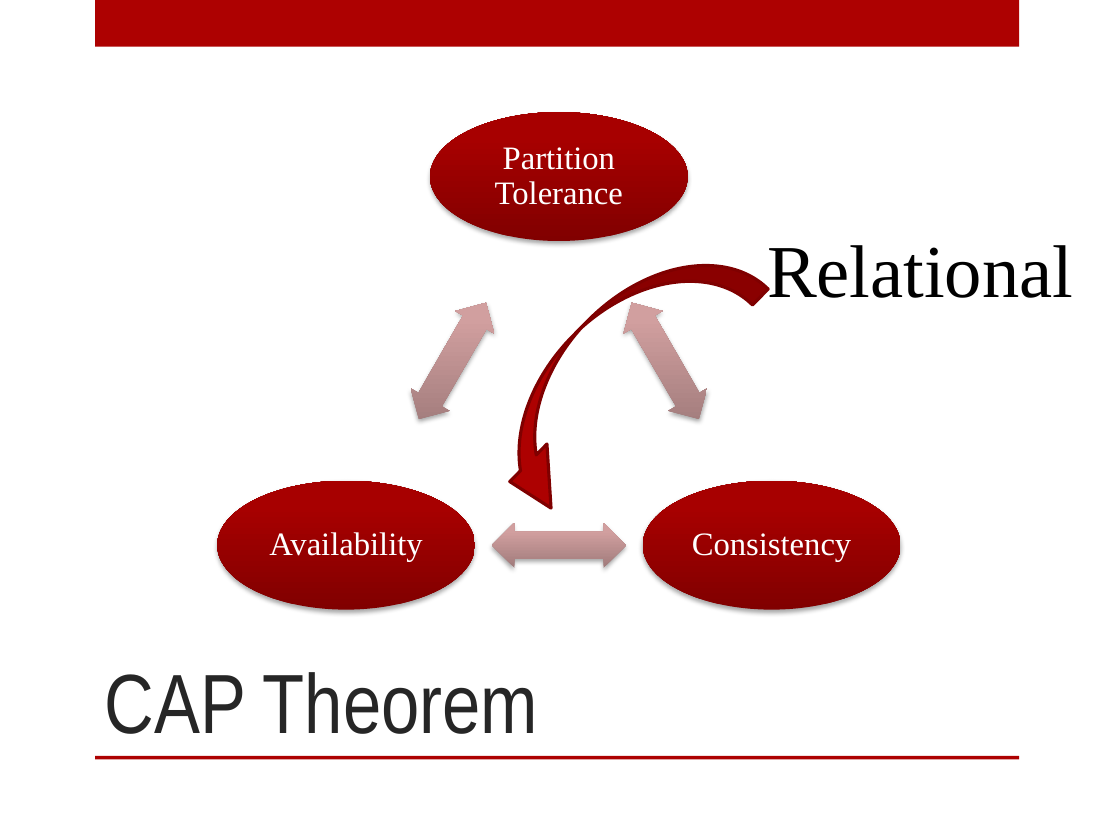
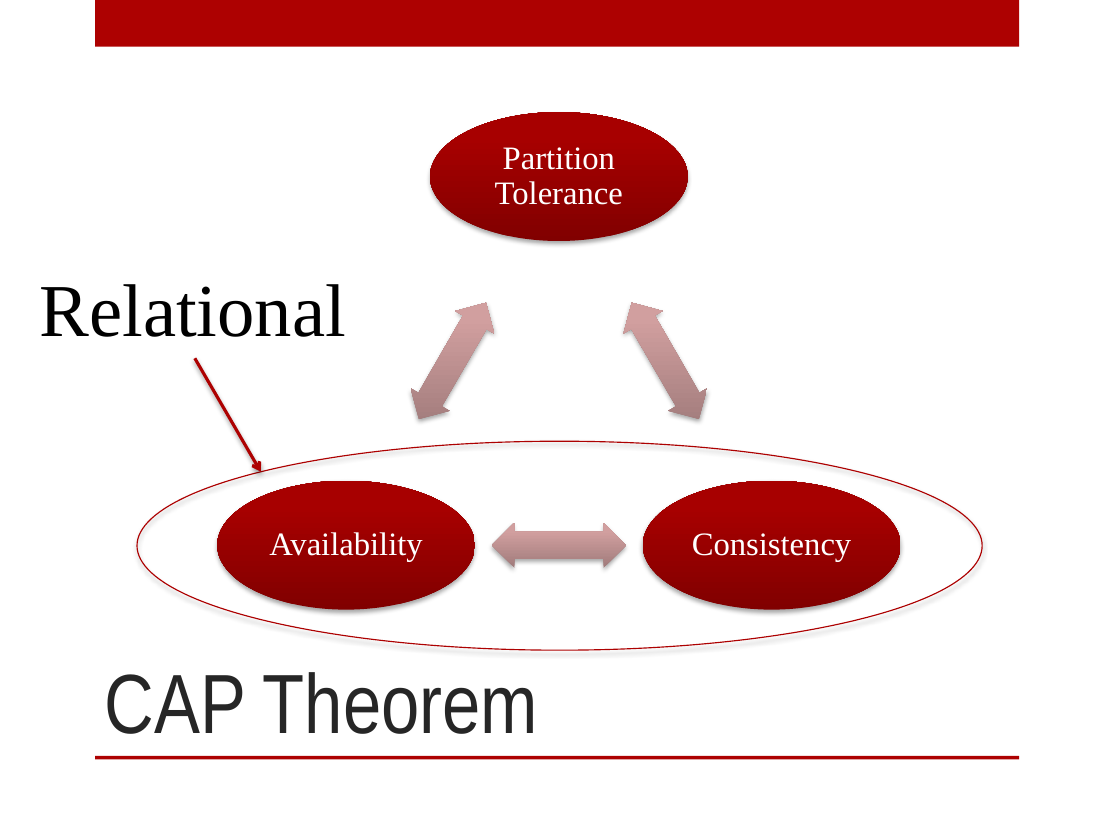
Before and after one commit to digitalBush/nosql-smackdown-talk, a slide deck: slide 19 of nosql-smackdown.pptx. Drawn at 1120x840 pixels with LibreOffice and Linux fonts; fonts in the diff are those of the drawing. Boxes give left, top, right and bottom in pixels: in the first picture for what was removed or moved away, otherwise in the second. Text is boxed around its words. In the diff, an @@ line names an element or a change of style, - is before the commit and + after.

```diff
--- a/nosql-smackdown.pptx
+++ b/nosql-smackdown.pptx
@@ curved down arrow removed at (458, 215, 768, 527) @@
@@ text "Relational": place and size @@
-text "Relational" at (767, 245, 1073, 298)
+text "Relational" at (40, 284, 346, 337)
@@ arrow added from (195, 358) to (261, 472), #AD0101 2 pt @@
@@ ellipse added at (137, 441, 982, 651), outline #AD0101 0.75 pt @@
```
Also in this commit, not shown: 7 other slides changed, 1 slide added.
